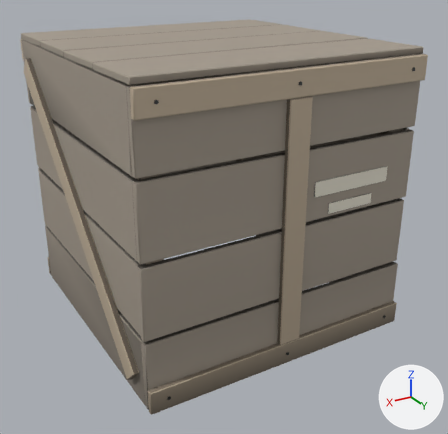
The glTF model assets/models/props/crate_slat.glb, before and after one commit.
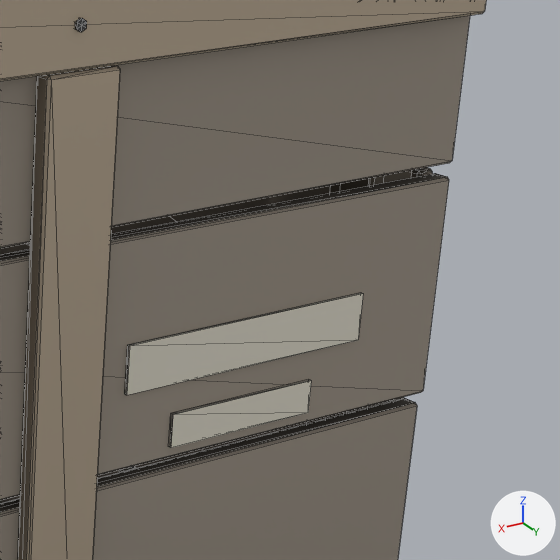
There are two pictures of each version: one whole from a 50 mm lens placed at (1.072, 1.896, 1.278), pointed at (-0.019, 0.077, 0.368), one close up on the part from 62% to 100% of the width and 18% to 57% of the height. Every picture has the same lights, and +X, +Y and +Z are marked at lower right. The older version's two pictures come first. The close-ups show mesh edges as thin lines. Vertices at exactly the same position are counted once.

The first close-up shows 'static'.
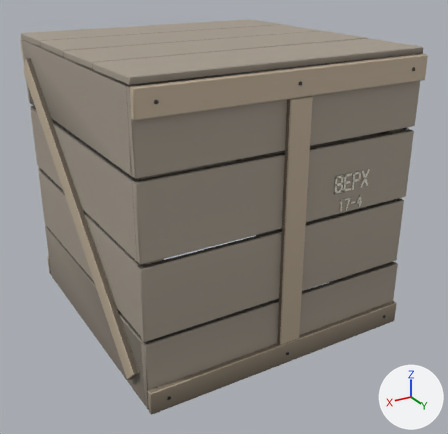
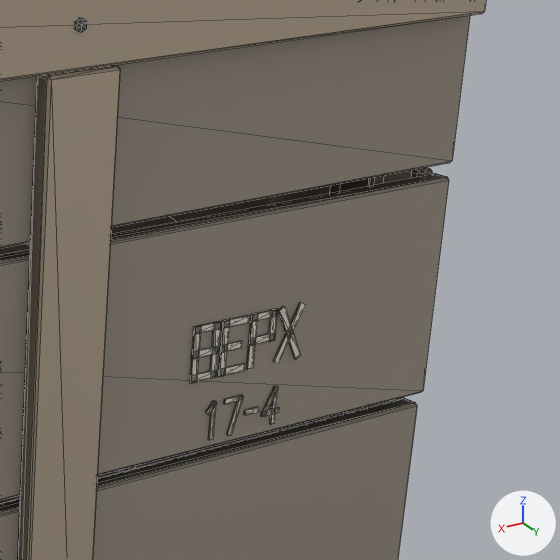
Boxes (x1, y1, x2, y2) around the edits, measured in the close-ups (560 x 560 px):
part 1 of me_static, added: after (191, 347, 219, 359)
part 2 of me_static, added: after (220, 340, 243, 353)
part 3 of me_static, added: after (208, 401, 217, 440)
part 4 of me_static, added: after (224, 395, 243, 404)
part 5 of me_static, added: after (244, 407, 259, 415)
part 6 of me_static, added: after (270, 386, 278, 424)
part 7 of me_static, added: after (260, 386, 279, 417)
part 8 of me_static, added: after (261, 407, 280, 417)
part 9 of me_static, added: after (246, 309, 278, 370)
part 10 of me_static, added: after (218, 315, 250, 377)
part 11 of me_static, cut back: before (124, 294, 363, 415); after (190, 302, 306, 435)

The change, as a diff of the scene's bpy script:
```diff
--- a/assets/models/props/crate_slat.glb.py
+++ b/assets/models/props/crate_slat.glb.py
@@ me_static @@
 # used by ob_static; location = (0.0, 0.0, 0.0)
-me_static.from_pydata(...)  # 952 vertices, 1720 faces; spans x -0.52..0.52, y -0.523..0.523, z -0.003..1.002
+me_static.from_pydata(...)  # 1102 vertices, 1972 faces; spans x -0.52..0.52, y -0.523..0.523, z -0.003..1.002
+# me_static part 1: a new loose piece, a box spanning x -0.2019..-0.1694, y 0.502..0.504, z 0.5962..0.6038, in mat_cream
+# me_static part 2: a new loose piece, a box spanning x -0.2319..-0.2056, y 0.502..0.504, z 0.5962..0.6038, in mat_cream
+# me_static part 3: a new loose piece, a box spanning x -0.2046..-0.1993, y 0.502..0.504, z 0.5049..0.5451, in mat_cream
+# me_static part 4: a new loose piece, a box spanning x -0.2387..-0.2159, y 0.502..0.504, z 0.5399..0.5451, in mat_cream
+# me_static part 5: a new loose piece, a box spanning x -0.2614..-0.2439, y 0.502..0.504, z 0.5224..0.5276, in mat_cream
+# me_static part 6: a new loose piece, a box spanning x -0.2851..-0.2798, y 0.502..0.504, z 0.5049..0.5451, in mat_cream
+# me_static part 7: the loose piece of 8 vertices spanning x -0.33..-0.15, y 0.5..0.504, z 0.507..0.543 is copied, and the copy is multiplied about its middle by the matrix ((0.086, 0.0, -0.156), (0.0, -0.178, 0.0), (-0.156, 0.0, -0.086)), then moved by (-0.036, 0.001, 0.006); it spans x -0.286..-0.266, y 0.502..0.504, z 0.515..0.546
+# me_static part 8: a new loose piece, a box spanning x -0.2894..-0.2667, y 0.502..0.504, z 0.5163..0.5215, in mat_cream
+# me_static part 9: a new loose piece of 26 vertices spanning x -0.274..-0.242, y 0.502..0.504, z 0.571..0.629, in mat_cream
+# me_static part 10: a new loose piece of 20 vertices spanning x -0.238..-0.206, y 0.502..0.504, z 0.571..0.629, in mat_cream
+# me_static part 11
+# 7 vertices are removed from x -0.39..-0.09, y 0.5..0.504, z 0.507..0.575
+# 22 faces are deleted
+# 9 vertices move from x -0.39..-0.09, y 0.5..0.504, z 0.507..0.625 to x -0.202..-0.169, y 0.502..0.504, z 0.579..0.629
+# 47 vertices are added at x -0.312..-0.169, y 0.502..0.504, z 0.504..0.63
+# 94 new faces join them, mat_cream
 me_static.materials.append(mat_timber)
```
